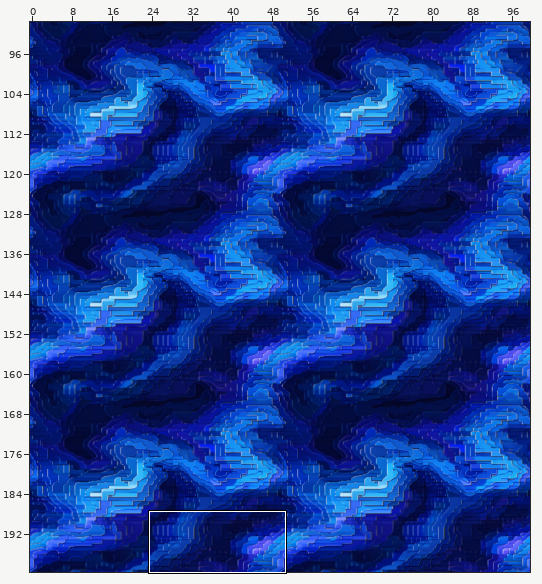
One commit to this Tiled map: src/assets/tilesets/level1.tmx. The first picture is a wide view before the edit; the outline marks the close-up.
Close-up. Old version:
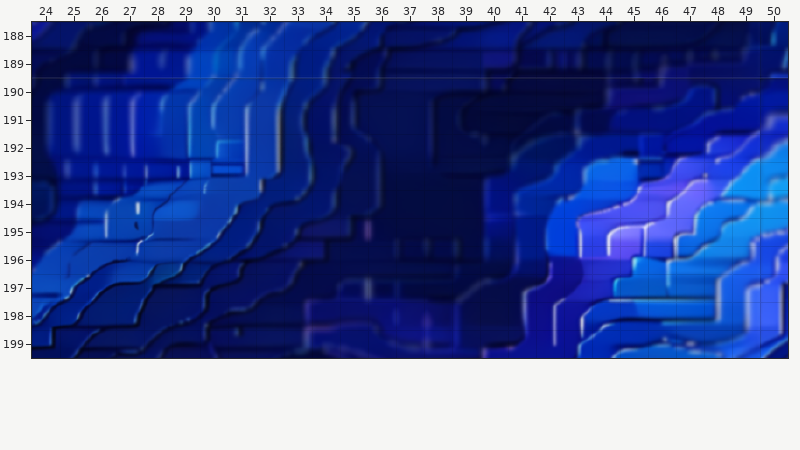
Cells are 32x32 px. Shown: x 24..50, y 188..199. The commit also changed other parts of the map, which this record leaves out.
Now the later version:
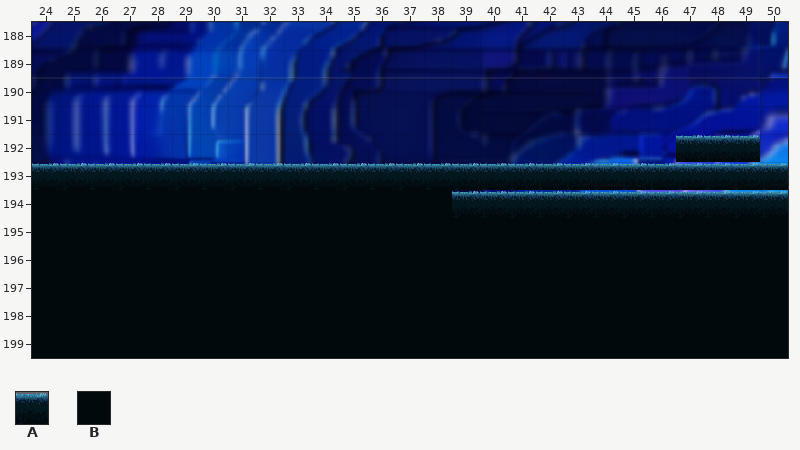
Key: from "black_and_blue": A 103, B 119.
_ is an empty cell.
Changes in this commit:
Layer "Obstacles":
y 192: x 47..49 ___ -> AAA
y 193: x 24..50 ___________________________ -> AAAAAAAAAAAAAAAAAAAAAAAAAAA
y 194: x 24..50 ___________________________ -> BBBBBBBBBBBBBBBAAAAAAAAAAAA
y 195..199: x 24..50 ___________________________ -> BBBBBBBBBBBBBBBBBBBBBBBBBBB
